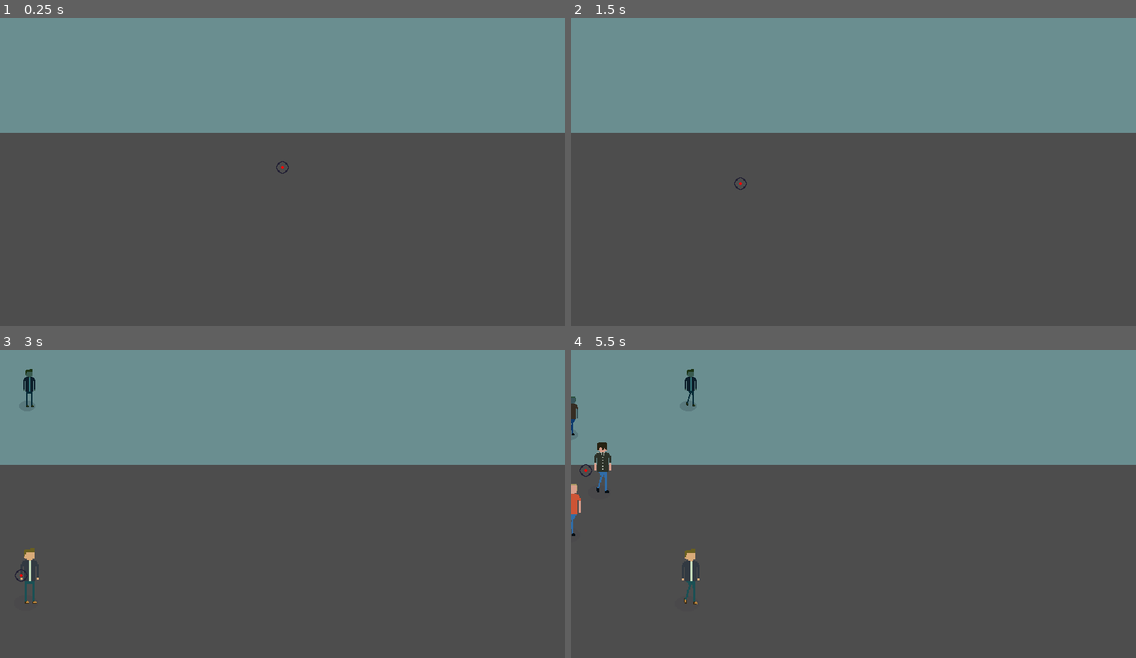
Above: before the commit, frames 1-4 (two rows, left to right).
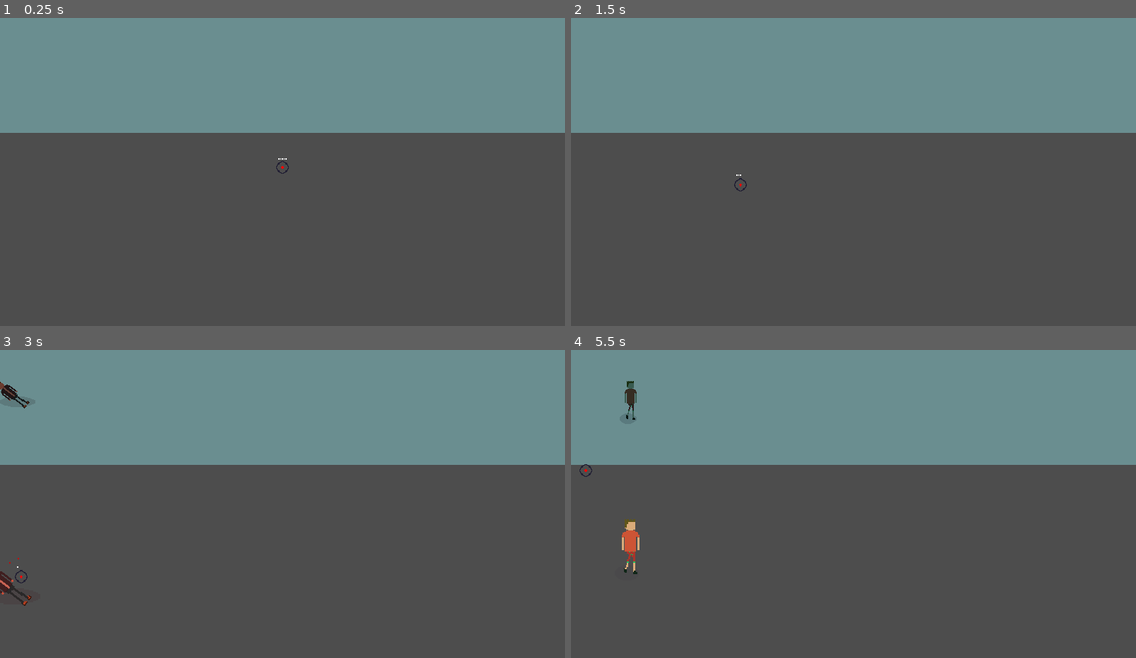
Above: after the commit, the same moments.

Repository: Niimphu/GWJ75
Game: Godot game, scene res://scenes/levels/level.tscn
The game is run twice, just before and just after one commit, with the same random seed, the same clock (stepped at 60 frames per second) and the same inputs. Sound files missing from this copy of the repository are replaced by a short silence.
Inputs (mouse positions are in pixels of both pictures, inside the frame that each line leads up to):
- Up to frame 1 (0.25 s): no input
- Up to frame 2 (1.5 s): tap Enter at 0.5 s; move the mouse to (977, 150) at 0.52 s; hold D (right) 0.53-1.28 s; click (977, 150) at 0.6 s; tap Space at 1.25 s; move the mouse to (740, 184) at 1.27 s; hold Down (ui_down) from 1.28 s (still down); click (740, 184) at 1.35 s
- Up to frame 3 (3 s): tap Enter at 2 s; move the mouse to (339, 430) at 2.02 s; release Down (ui_down) at 2.03 s; hold D (right) 2.03-2.78 s; click (339, 430) at 2.1 s; move the mouse to (22, 574) at 2.77 s; hold Up (ui_up) from 2.78 s (still down); click (22, 574) at 2.85 s
- Up to frame 4 (5.5 s): move the mouse to (571, 584) at 3.52 s; release Up (ui_up) at 3.53 s; hold A (left) 3.53-5.03 s; click (571, 584) at 3.6 s; tap R (reload) at 4.15 s; move the mouse to (684, 451) at 4.27 s; click (684, 451) at 4.35 s; move the mouse to (587, 470) at 5.02 s; hold Down (ui_down) from 5.03 s (still down); click (587, 470) at 5.1 s

The runs differ from the first frame. In frame 1, less than 0.1% of the frame differs, in the area x 49-51%, y 45-46%; in frame 2, less than 0.1%; in frame 3, 0.8%; in frame 4, 1.5%, in the area x 0-23%, y 6-83%.

Commit message:
cool bullet indicator

Diff:
--- a/scenes/levels/level.tscn
+++ b/scenes/levels/level.tscn
@@ -17,6 +17,7 @@
 [ext_resource type="AudioStream" uid="uid://de2h2nvor14rt" path="res://assets/sounds/Reload.mp3" id="13_ib133"]
 [ext_resource type="Texture2D" uid="uid://bi6p0840fhmsd" path="res://assets/images/Crosshair.png" id="13_od8b1"]
 [ext_resource type="AudioStream" uid="uid://d02ijr38072mb" path="res://assets/sounds/ReadyWeapon.mp3" id="15_6ykvs"]
+[ext_resource type="Texture2D" uid="uid://bf1tkmukeulq8" path="res://assets/images/Bullets.png" id="16_wdyo0"]
 [ext_resource type="AudioStream" uid="uid://pobilbnpdwpb" path="res://assets/sounds/Safety3.mp3" id="18_xobu1"]
 
 [sub_resource type="RectangleShape2D" id="RectangleShape2D_457q7"]
@@ -171,6 +172,17 @@
 [node name="Sprite2D" type="Sprite2D" parent="Gun"]
 texture = ExtResource("13_od8b1")
 
+[node name="TextureProgressBar" type="TextureProgressBar" parent="Gun/Sprite2D"]
+offset_left = -4.71809
+offset_top = -11.3738
+offset_right = 35.2819
+offset_bottom = 28.6262
+mouse_filter = 2
+max_value = 5.0
+value = 5.0
+texture_progress = ExtResource("16_wdyo0")
+texture_progress_offset = Vector2(0.47, 0.515)
+
 [node name="AnimationPlayer" type="AnimationPlayer" parent="Gun"]
 libraries = {
 "": SubResource("AnimationLibrary_1piig")
@@ -178,6 +190,7 @@
 
 [node name="Reload" type="AudioStreamPlayer" parent="Gun"]
 stream = ExtResource("13_ib133")
+pitch_scale = 1.5
 
 [node name="Shoot" type="AudioStreamPlayer" parent="Gun"]
 stream = ExtResource("13_5v24y")
@@ -192,11 +205,11 @@
 volume_db = -5.0
 
 [node name="CockingTimer" type="Timer" parent="Gun"]
-wait_time = 0.8
+wait_time = 0.6
 one_shot = true
 
 [node name="ReloadTimer" type="Timer" parent="Gun"]
-wait_time = 2.0
+wait_time = 1.5
 one_shot = true
 
 [node name="Camera2D" type="Camera2D" parent="."]
--- a/scenes/ui/gun.gd
+++ b/scenes/ui/gun.gd
@@ -10,6 +10,7 @@
 @onready var EmptySound := $Empty
 @onready var Crosshair := $Sprite2D
 @onready var Animator := $AnimationPlayer
+@onready var BulletCounter := $Sprite2D/TextureProgressBar
 
 var ammo := base_ammo
 var reloading := false
@@ -31,10 +32,13 @@
 	cocking = true
 	CockingTimer.start()
 	ShootSound.play()
+	BulletCounter.value = ammo
 	return true
 
 
 func reload() -> void:
+	if ammo == base_ammo:
+		return
 	reloading = true
 	ReloadSound.play()
 	ReloadTimer.start()
@@ -46,6 +50,7 @@
 
 func _on_reload_timer_timeout():
 	ammo = base_ammo
+	BulletCounter.value = ammo
 	reloading = false
 
 
Binary file added: assets/images/Bullets.png
Not shown, added: assets/images/Bullets.png.import
Not shown: 1 places in scenes/levels/level.tscn that only renumber resources
